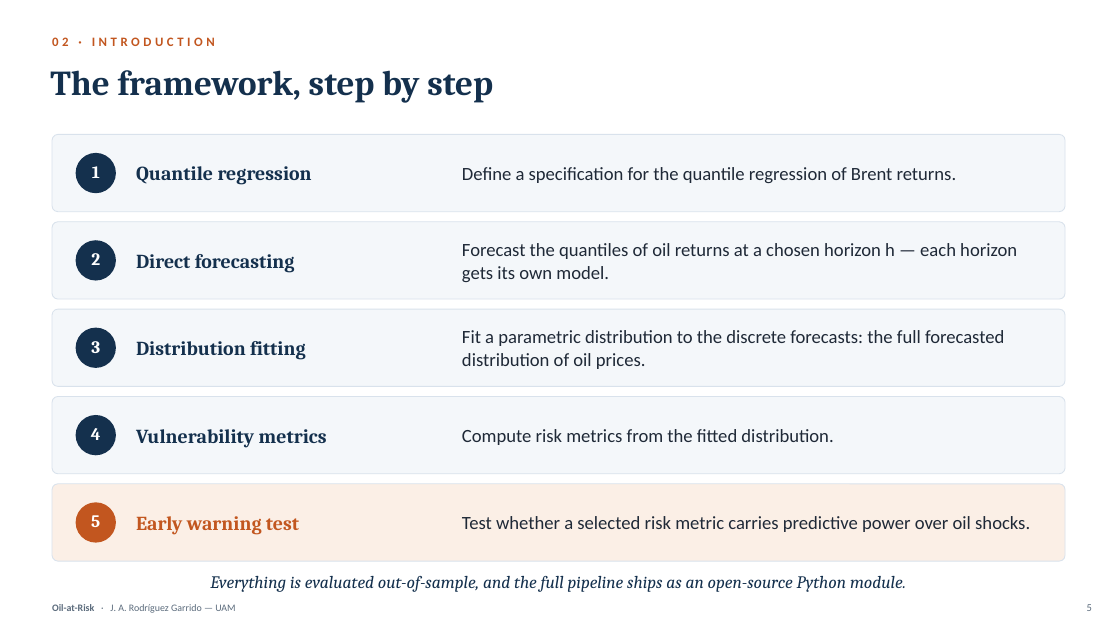
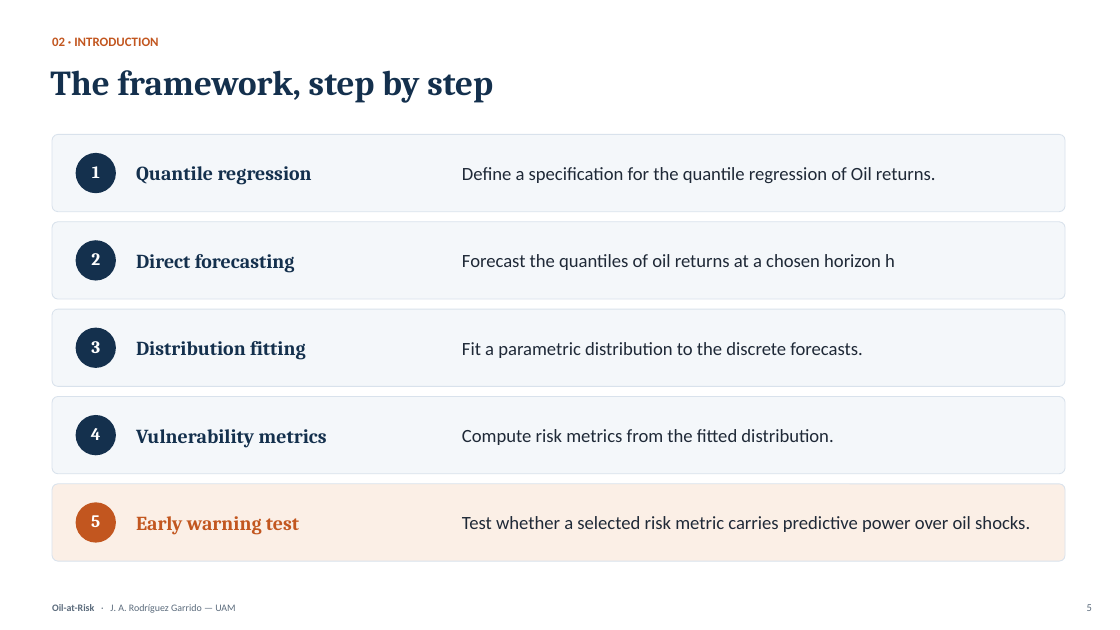
Before and after one commit to Alejandro-bot-one/Oil-at-Risk, a slide deck: slide 4 of deliverable/presentation/Oil-at-Risk_Defense.pptx (slide 5 before the commit). Drawn at 1120x630 pixels with LibreOffice and Linux fonts; fonts in the diff are those of the drawing. Boxes give left, top, right and bottom in pixels: in the first picture for what was removed or moved away, otherwise in the second. Text is boxed around its words. In the diff, an @@ line names an element or a change of style, - is before the commit and + after.

```diff
--- a/deliverable/presentation/Oil-at-Risk_Defense.pptx
+++ b/deliverable/presentation/Oil-at-Risk_Defense.pptx
@@ text "02 · INTRODUCTION" at bbox=[52, 37, 158, 46]: letter spacing 3 to 0 pt @@
@@ text at bbox=[462, 167, 936, 183]: text changed @@
-Define a specification for the quantile regression of Brent returns.
+Define a specification for the quantile regression of Oil returns.
@@ text at bbox=[462, 254, 895, 270]: text changed @@
-Forecast the quantiles of oil returns at a chosen horizon h — each horizon gets its own model.
+Forecast the quantiles of oil returns at a chosen horizon h
@@ text at bbox=[462, 342, 862, 358]: text changed @@
-Fit a parametric distribution to the discrete forecasts: the full forecasted distribution of oil prices.
+Fit a parametric distribution to the discrete forecasts.
@@ text removed at bbox=[210, 576, 906, 592] @@
-Everything is evaluated out-of-sample, and the full pipeline ships as an open-source Python module.
```
Also in this commit, not shown: 63 other slides changed, 5 slides added, 1 slide removed, 10 other files.
